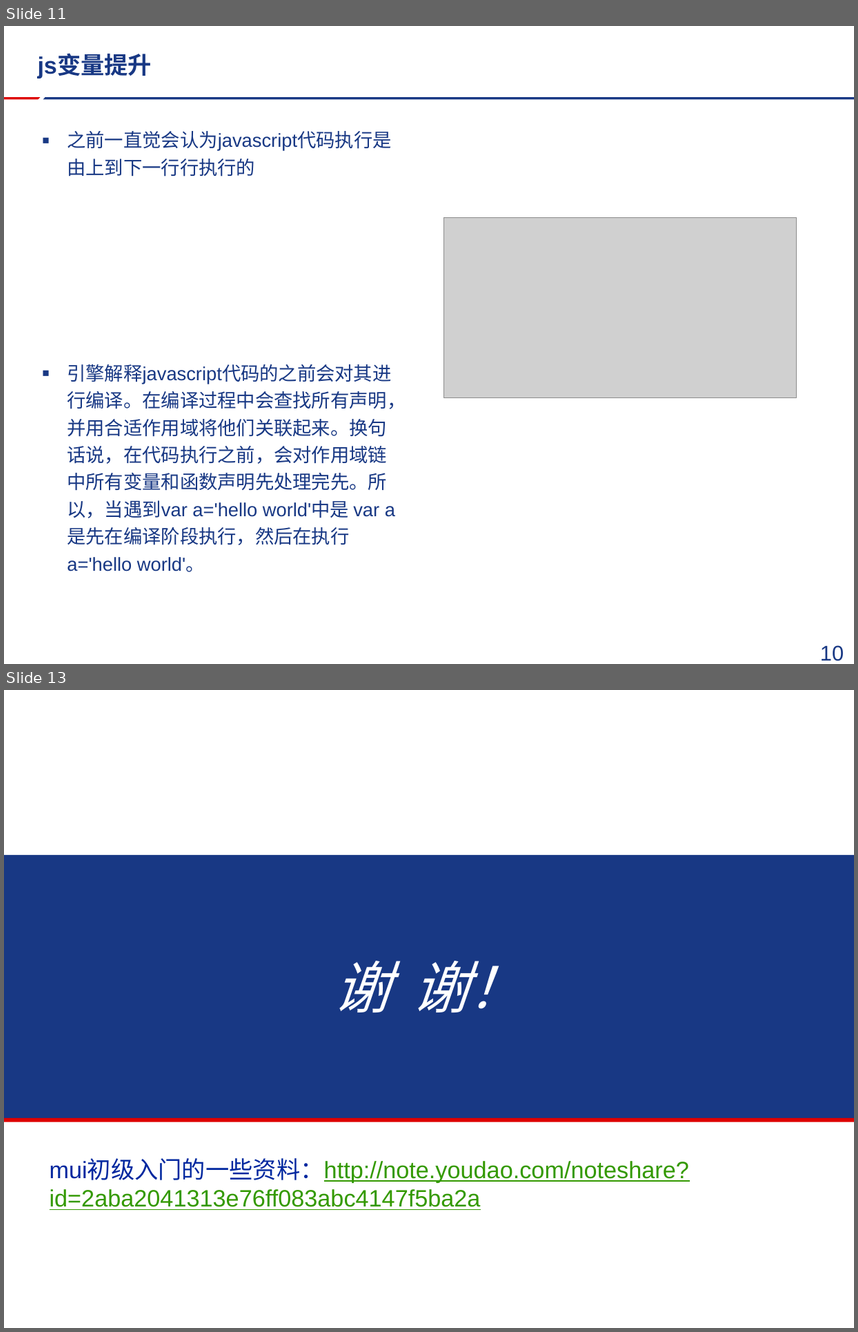
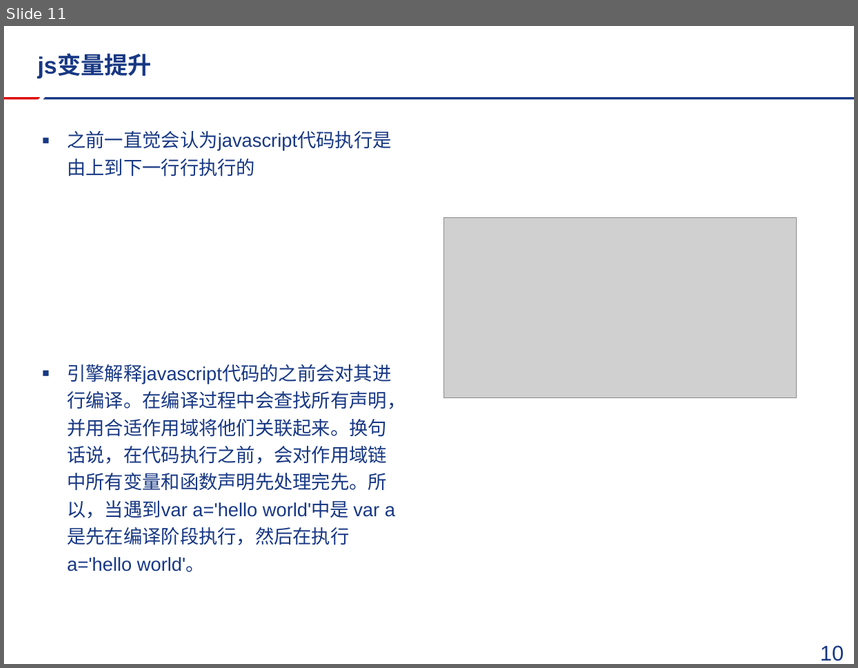
Before and after one commit to FireSmallPanda/swdt, a slide deck: javascript技术分享/mui以及推送分享.pptx. Shown one above the other, each under a label of ours: slides 11 and 13 before the commit, slide 11 after it; the slides between them are not shown. The pictures are 858x1332 and 858x668 pixels, drawn with LibreOffice and Linux fonts; fonts in the diff are those of the drawing; grey boxes stand for pictures; background and template pictures are left out. Boxes give left, top, right and bottom in pixels: in the first picture for what was removed or moved away, otherwise in the second. Text is boxed around its words. In the diff, an @@ line names an element or a change of style, - is before the commit and + after.

```diff
--- a/javascript技术分享/mui以及推送分享.pptx
+++ b/javascript技术分享/mui以及推送分享.pptx
@@ slide 13 removed at (x1=4, y1=690, x2=854, y2=1328), background #FFFFFF @@
@@ rectangle removed at (x1=4, y1=855, x2=854, y2=1118) @@
@@ text removed at (x1=334, y1=960, x2=524, y2=1012) @@
-谢 谢！
@@ rectangle removed at (x1=4, y1=1118, x2=854, y2=1122) @@
@@ text removed at (x1=50, y1=1159, x2=689, y2=1210) @@
-mui初级入门的一些资料：http://note.youdao.com/noteshare?id=2aba2041313e76ff083abc4147f5ba2a
```
Also in this commit, not shown: 1 slide changed, 11 slides added, 2 other files.
